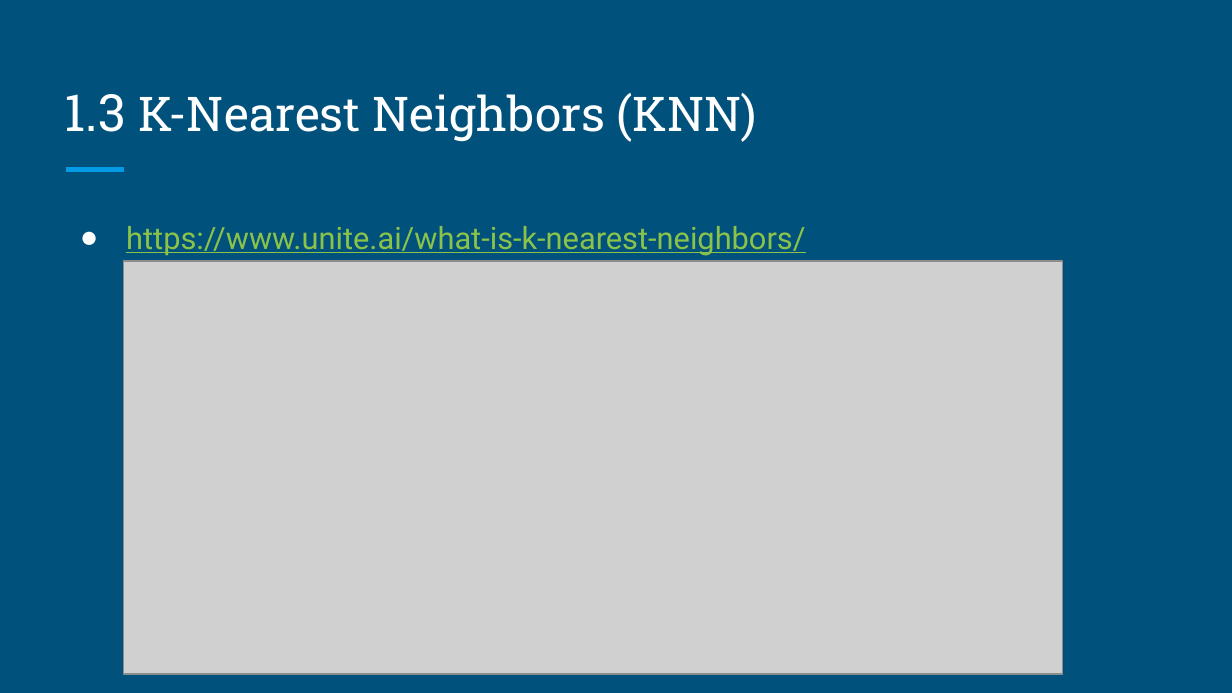
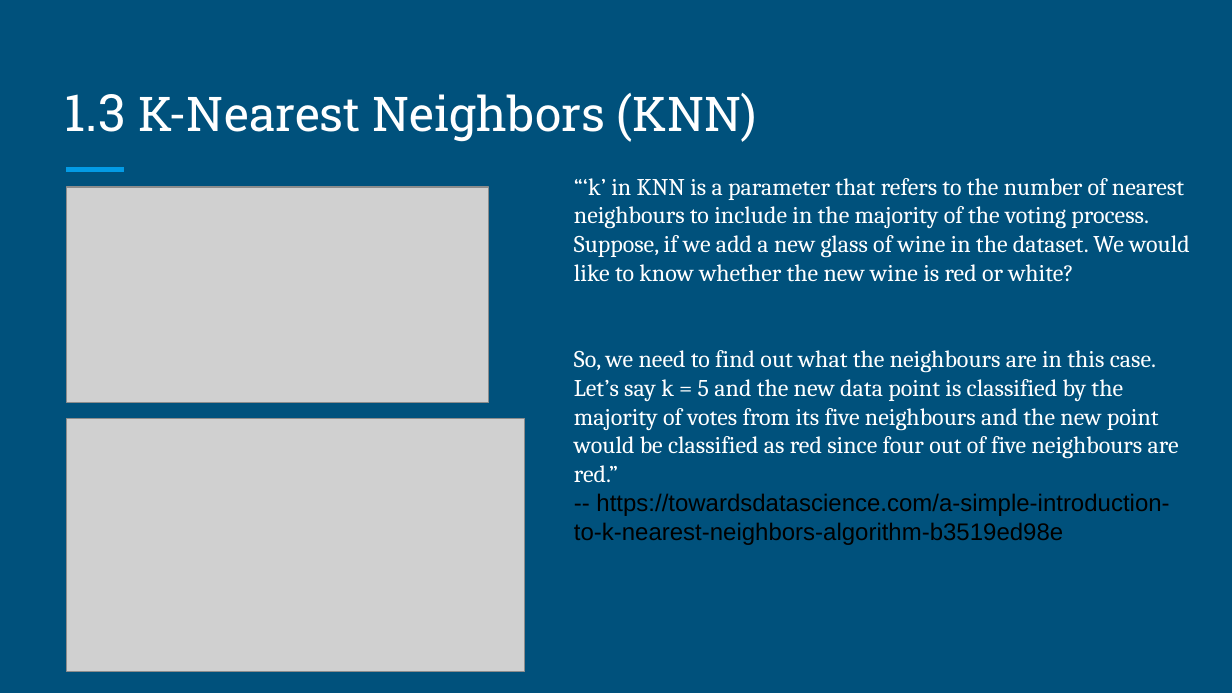
Before and after one commit to brandonyph/APB-Workshop-DataAnalyticsEssentials, a slide deck: slide 11 of Week7-Model-Basics-Building/Week 7-Model Basics and Building.pptx. Drawn at 1232x693 pixels with LibreOffice and Linux fonts; fonts in the diff are those of the drawing; grey boxes stand for pictures. Boxes give left, top, right and bottom in pixels: in the first picture for what was removed or moved away, otherwise in the second. Text is boxed around its words. In the diff, an @@ line names an element or a change of style, - is before the commit and + after.

```diff
--- a/Week7-Model-Basics-Building/Week 7-Model Basics and Building.pptx
+++ b/Week7-Model-Basics-Building/Week 7-Model Basics and Building.pptx
@@ text added at [574,178,1190,545], 14 pt, text #FFFFFF @@
+“‘k’ in KNN is a parameter that refers to the number of nearest neighbours to include in the majority of the voting process.
+Suppose, if we add a new glass of wine in the dataset. We would like to know whether the new wine is red or white?
+So, we need to find out what the neighbours are in this case. Let’s say k = 5 and the new data point is classified by the majority of votes from its five neighbours and the new point would be classified as red since four out of five neighbours are red.”
+-- https://towardsdatascience.com/a-simple-introduction-to-k-nearest-neighbors-algorithm-b3519ed98e
@@ picture added at [67,187,489,403] @@
@@ text removed at [126,226,805,256] @@
-● https://www.unite.ai/what-is-k-nearest-neighbors/
@@ picture removed at [123,261,1062,674] @@
@@ picture added at [67,419,525,671] @@
```
Also in this commit, not shown: 3 other slides changed, 10 other files.
